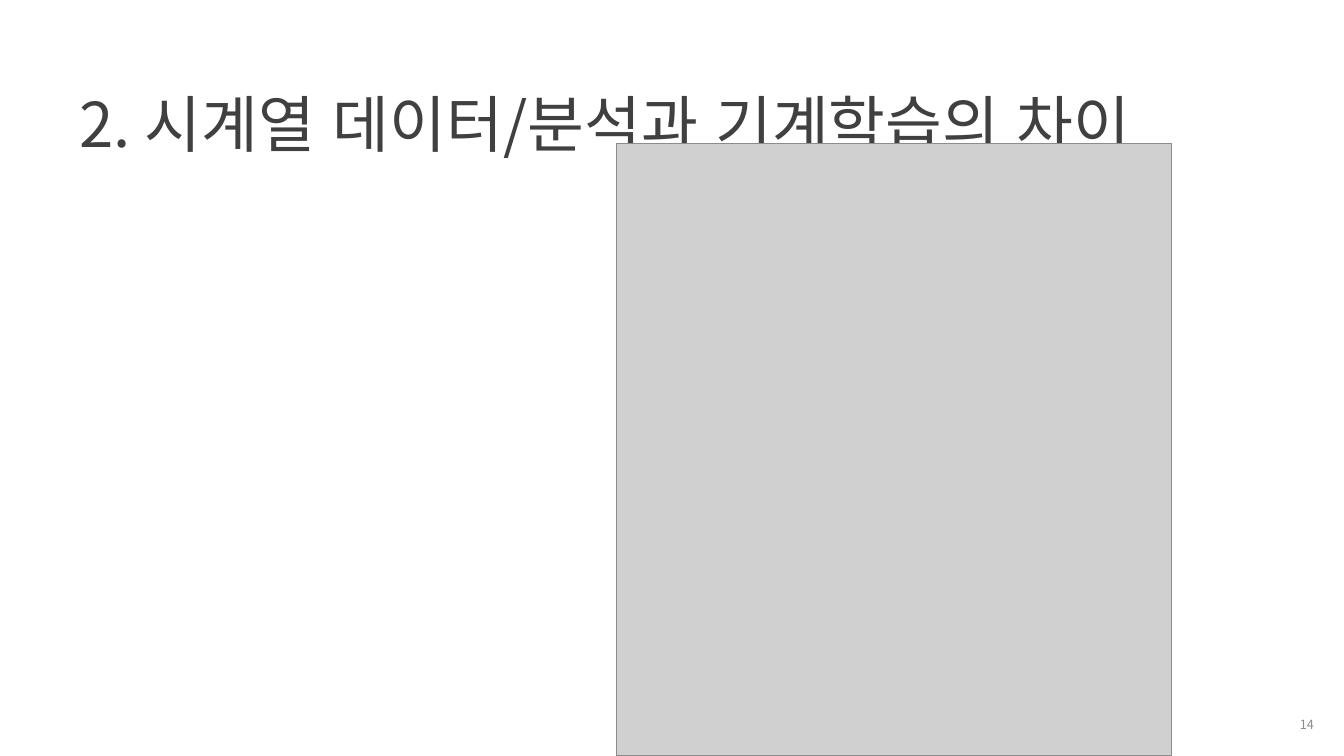
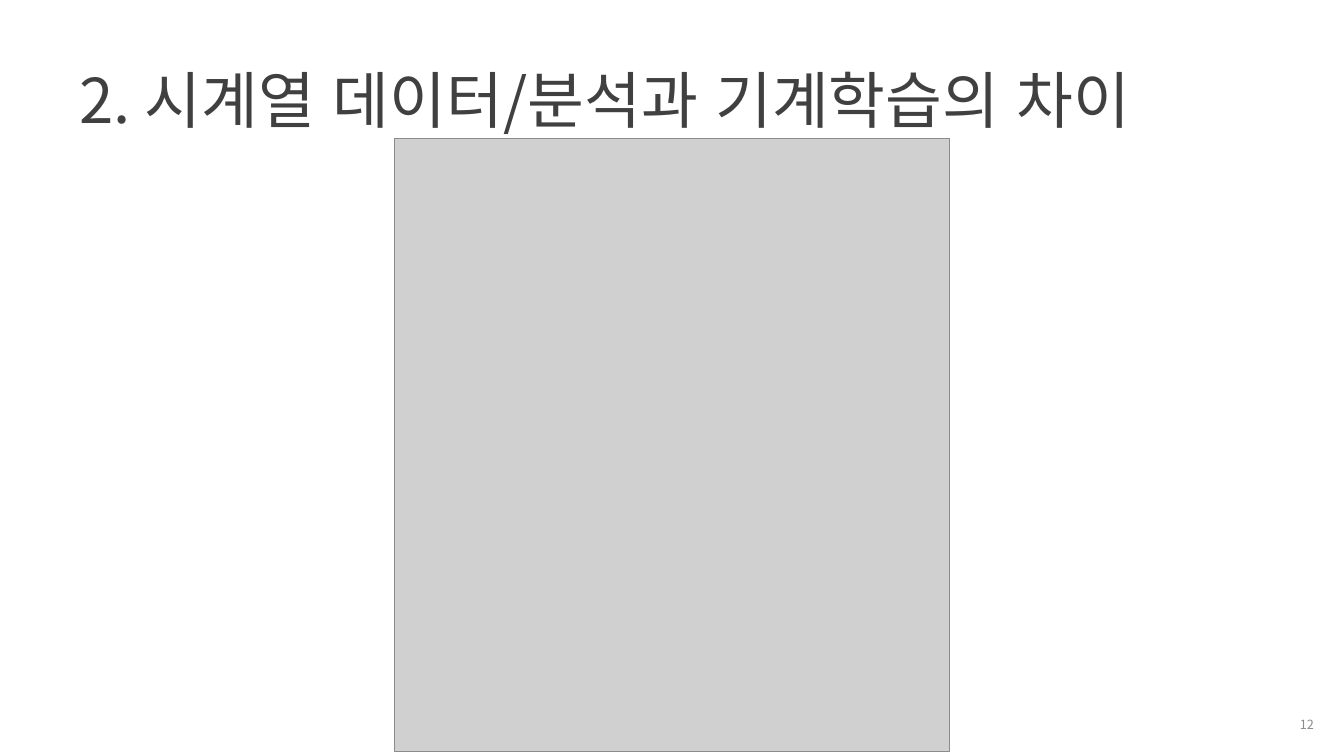
Before and after one commit to heycwkim/TimeSeriesAnalysis, a slide deck: slide 12 of Shared/[패스트캠퍼스] 2강의자료_김경원박사.pptx (slide 14 before the commit). Drawn at 1344x756 pixels with LibreOffice and Linux fonts; fonts in the diff are those of the drawing; grey boxes stand for pictures; background and template pictures are left out. Boxes give left, top, right and bottom in pixels: in the first picture for what was removed or moved away, otherwise in the second. Text is boxed around its words. In the diff, an @@ line names an element or a change of style, - is before the commit and + after.

```diff
--- a/Shared/[패스트캠퍼스] 2강의자료_김경원박사.pptx
+++ b/Shared/[패스트캠퍼스] 2강의자료_김경원박사.pptx
@@ title "2. 시계열 데이터/분석과 기계학습의 차이": place and size @@
-title "2. 시계열 데이터/분석과 기계학습의 차이" at <box>79,95,1131,163</box>
+title "2. 시계열 데이터/분석과 기계학습의 차이" at <box>79,71,1131,139</box>
@@ picture: place and size @@
-picture at <box>616,143,1171,756</box>
+picture at <box>394,138,949,751</box>
@@ page number at <box>1300,719,1314,729</box>: text changed @@
-14
+12
```
Also in this commit, not shown: 12 other slides changed, 1 slide added, 17 slides removed, 11 other files.
